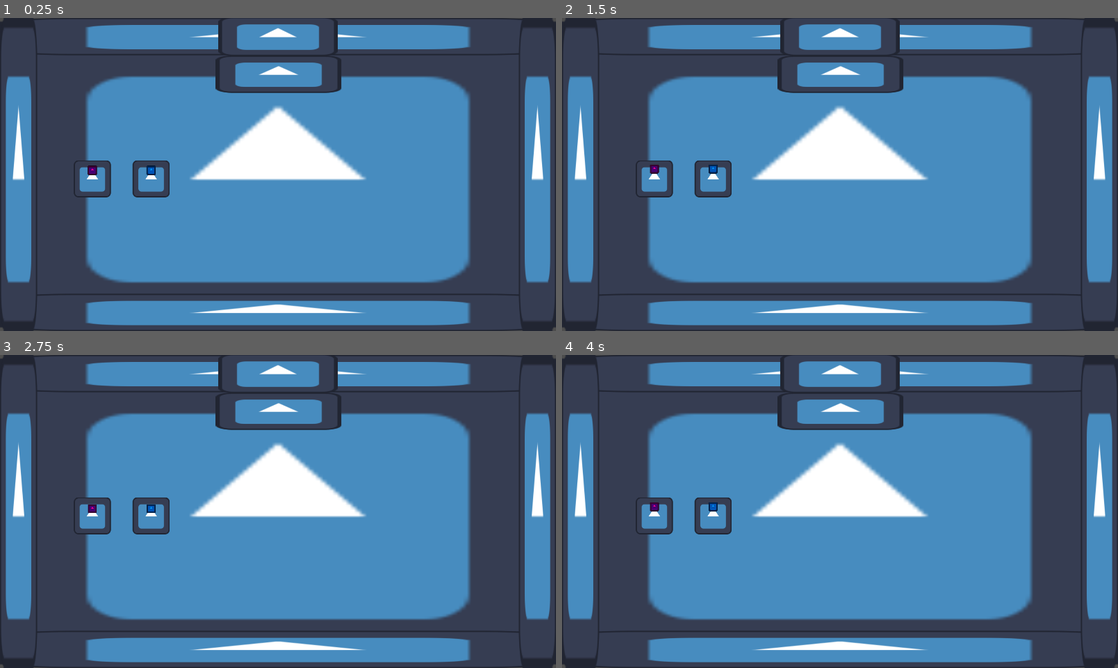
Above: before the commit, frames 1-4 (two rows, left to right).
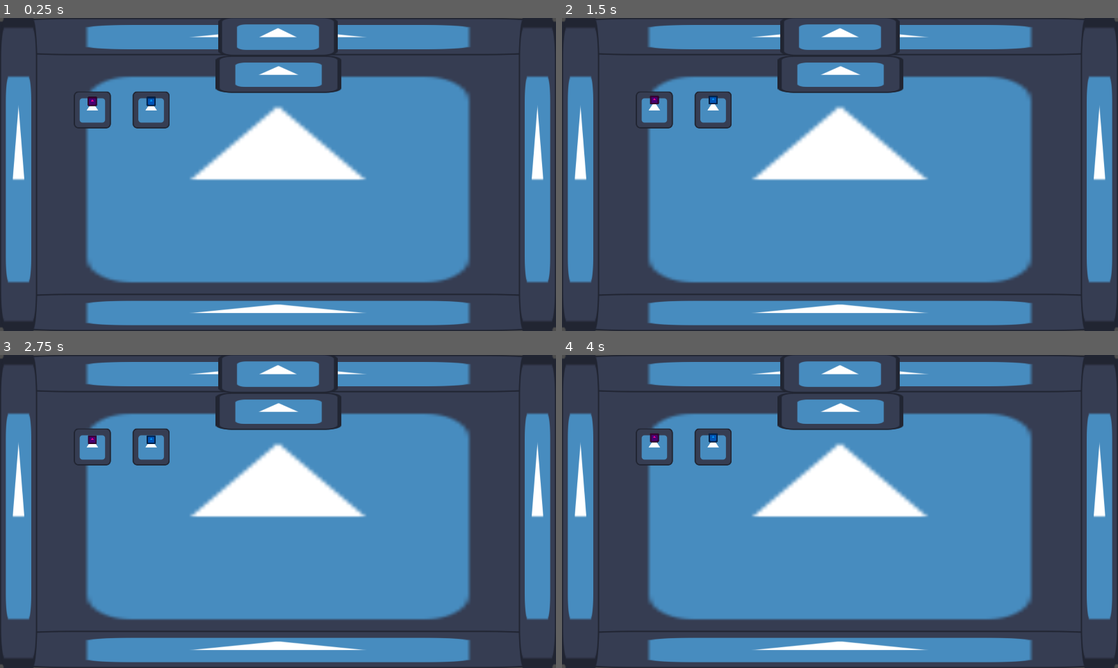
Above: after the commit, the same moments.

Repository: MamaDespik/GGJ-1
Game: Godot game, scene res://Levels/shop_floor.tscn
Two runs of this game, one before a commit and one after it. Both use one fixed random seed, a clock stepped at 60 frames per second and the inputs below. This scene is started directly instead of the project's main scene. The engine's default icon, where the game draws it, is replaced by a stand-in: a white triangle on a blue panel in a dark square. Sound files missing from this copy of the repository are replaced by a short silence.
Inputs (mouse positions are in pixels of both pictures, inside the frame that each line leads up to):
- Up to frame 1 (0.25 s): no input
- Up to frame 2 (1.5 s): tap Enter (ui_accept) at 0.5, 0.77, 1.25 s; move the mouse to (962, 158) at 0.52 s; hold D (move_right) 0.53-1.28 s; hold Mouse wheel up (change_highlight_left) 0.53-1.28 s; move the mouse to (728, 190) at 1.27 s; hold S (move_down) from 1.28 s (still down); tap Mouse wheel down (change_highlight_right) at 1.35 s
- Up to frame 3 (2.75 s): tap Enter (ui_accept) at 1.52, 2 s; move the mouse to (333, 442) at 2.02 s; release S (move_down) at 2.03 s; press the mouse at (333, 442) at 2.03 s; hold D (move_right) from 2.03 s (still down)
- Up to frame 4 (4 s): tap Enter (ui_accept) at 2.75, 3.02, 3.77 s; move the mouse to (812, 574) at 2.77 s; release D (move_right) at 2.78 s; release the mouse at (812, 574) at 2.78 s; hold W (move_up) 2.78-3.53 s; tap Mouse wheel up (change_highlight_left) at 2.85 s; move the mouse to (1006, 558) at 3.52 s; hold A (move_left) from 3.53 s (still down); hold Mouse wheel down (change_highlight_right) from 3.53 s (still down)

The runs differ from the first frame. In frame 1, 2.0% of the frame differs, in the area x 13-31%, y 23-58%; in frame 2, 2.0%; in frame 3, 2.0%; in frame 4, 2.0%.

Commit message:
Transitions Between Floors

Diff:
--- a/godovelopment-game-jam-1/Levels/floor.gd
+++ b/godovelopment-game-jam-1/Levels/floor.gd
@@ -80,7 +80,7 @@
 		Globals.EAST: adjustment = Vector2(1, 0)
 		Globals.WEST: adjustment = Vector2(-1, 0)
 	var travel:Vector2 = Vector2(1920, 1080) * adjustment
-	var player_travel:Vector2 = travel - (Vector2(100, 100) * adjustment)
+	var player_travel:Vector2 = travel - (Vector2(200, 200) * adjustment)
 	new_room.position = travel
 	active_rooms.call_deferred("add_child",new_room)
 	room.start_move()
--- a/godovelopment-game-jam-1/Levels/shop_floor.tscn
+++ b/godovelopment-game-jam-1/Levels/shop_floor.tscn
@@ -4,9 +4,8 @@
 [ext_resource type="Script" uid="uid://7yv5gbcpmje3" path="res://Levels/shop_floor.gd" id="2_pxxqi"]
 [ext_resource type="PackedScene" uid="uid://bng2npotg8m3i" path="res://Levels/shop_room.tscn" id="3_ro16a"]
 
-[node name="ShopFloor" node_paths=PackedStringArray("player") instance=ExtResource("1_hlkuj")]
+[node name="ShopFloor" instance=ExtResource("1_hlkuj")]
 script = ExtResource("2_pxxqi")
 room_scene = ExtResource("3_ro16a")
-player = NodePath("")
 enemy_scenes = Array[PackedScene]([])
 destructable_scenes = Array[PackedScene]([])
--- a/godovelopment-game-jam-1/Levels/shop_room.tscn
+++ b/godovelopment-game-jam-1/Levels/shop_room.tscn
@@ -39,19 +39,18 @@
 
 [node name="CollisionShape2D" type="CollisionShape2D" parent="ShopExit/Sprite2D/ExitPlayerDetector" index="0"]
 position = Vector2(0, -15.5)
-scale = Vector2(1, 1)
 shape = SubResource("RectangleShape2D_xtyhm")
 
 [node name="PedestalContainer" type="Node2D" parent="." index="12"]
 
 [node name="HeartPedestal" parent="PedestalContainer" index="0" instance=ExtResource("4_5pmfr")]
-position = Vector2(319, 555)
+position = Vector2(319, 317)
 cost = 2
 replaceable = true
 item_scene = ExtResource("5_ym2sa")
 
 [node name="ShieldPedestal" parent="PedestalContainer" index="1" instance=ExtResource("4_5pmfr")]
-position = Vector2(522, 555)
+position = Vector2(522, 317)
 cost = 5
 replaceable = true
 item_scene = ExtResource("6_qt6ip")
--- a/godovelopment-game-jam-1/game.gd
+++ b/godovelopment-game-jam-1/game.gd
@@ -9,6 +9,7 @@
 @onready var player = $Player
 @onready var floor_container = $FloorContainer
 @onready var cards_container: CardsContainer = $CardsContainer
+@onready var fader: ColorRect = $Fader
 
 func _ready():
 	current_region = region_scenes.pop_front().instantiate()
@@ -59,11 +60,19 @@
 	tween.tween_callback(cards_container.shuffle_discard)
 	tween.tween_property(cards_container, "paused", false, 0)
 	tween.tween_interval(.2)
+	tween.tween_property(fader, "color", Color(0,0,0,1), .5)
 	tween.tween_callback(get_shop)
+	tween.tween_property(player, "position", Vector2(1920/2, 1080/2), 0).set_delay(1)
+	tween.tween_property(fader, "color", Color(0,0,0,0), .5)
 	return
 
 func _on_shop_cleared():
-	get_next_floor()
+	var tween:Tween = create_tween()
+	tween.tween_property(fader, "color", Color(0,0,0,1), .5)
+	tween.tween_callback(get_next_floor)
+	tween.tween_property(player, "position", Vector2(1920/2, 1080/2), 0).set_delay(1)
+	tween.tween_property(fader, "color", Color(0,0,0,0), .5)
+	#get_next_floor()
 	return
 
 func _on_floor_start_choice():
--- a/godovelopment-game-jam-1/game.tscn
+++ b/godovelopment-game-jam-1/game.tscn
@@ -21,3 +21,7 @@
 
 [node name="TestDeck" parent="CardsContainer" instance=ExtResource("4_fc0e3")]
 position = Vector2(2, 0)
+
+[node name="Fader" type="ColorRect" parent="."]
+custom_minimum_size = Vector2(1920, 1080)
+color = Color(0, 0, 0, 0)
Not shown, changed: TODO.txt
